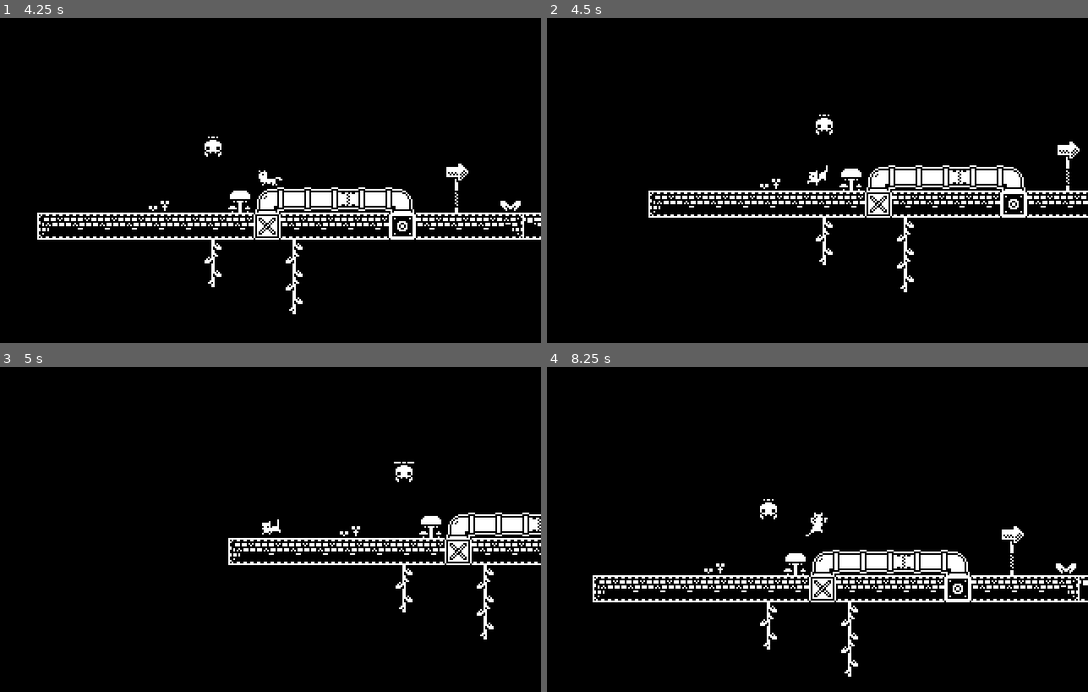
Above: before the commit, frames 1-4 (two rows, left to right).
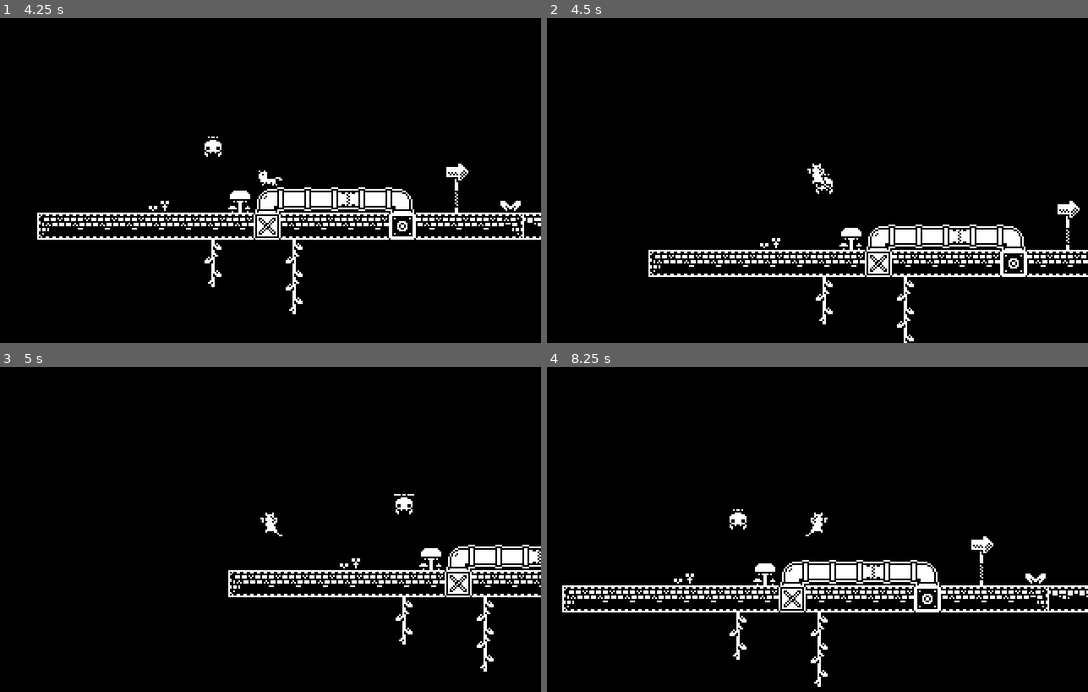
Above: after the commit, the same moments.

Repository: gabrielfvale/godot-platformer
Game: Godot game, scene res://main_menu.tscn
Two runs of this game, one before a commit and one after it. Both use one fixed random seed, a clock stepped at 60 frames per second and the inputs below.
Inputs:
- Up to frame 1 (4.25 s): click "Start" at 0.5 s; click "Start" at 1.25 s; hold Right (right) 2.03-3.53 s; tap Space (jump) at 2.1, 2.27, 2.57, 2.85, 3.02, 3.32, 3.6 s; hold Left (left) from 3.53 s (still down)
- Up to frame 2 (4.5 s): keep holding Left (left); tap Space (jump) at 4.35 s
- Up to frame 3 (5 s): keep holding Left (left); tap Space (jump) at 4.52, 4.82 s
- Up to frame 4 (8.25 s): tap Space (jump) at 5.1, 5.27, 5.57, 5.85, 6.02, 6.32, 6.6, 7.35, 7.52, 7.82, 8.1 s; release Left (left) at 5.78 s; hold Right (right) from 5.78 s (still down); tap Enter at 6.5 s

Frame 1 is identical in both runs. In frame 2, 9.4% of the frame differs, in the area x 18-100%, y 29-100%; in frame 3, 6.0%; in frame 4, 7.6%.

Commit message:
feat: add coyote time

Diff:
--- a/player.gd
+++ b/player.gd
@@ -1,12 +1,14 @@
 extends CharacterBody2D
 
 
-@export var jump_buffer_time = 0.1
 @export var move_speed = 150.0
 @export var base_velocity = -300.0
+@export var jump_buffer_time = 0.1
+@export var coyote_jump_time = 0.1
 
 @onready var sprite = $AnimatedSprite2D
 @onready var jump_buffer_timer = $JumpBufferTimer
+@onready var coyote_timer = $CoyoteTimer
 @onready var idle_timer = $IdleTimer
 @onready var lick_timer = $LickTimer
 
@@ -18,14 +20,10 @@
 
 func _ready():
 	jump_buffer_timer.wait_time = jump_buffer_time
+	coyote_timer.wait_time = coyote_jump_time
 	idle_timer.timeout.connect(_on_idle_timeout)
 	lick_timer.timeout.connect(_on_lick_timeout)
 	sprite.animation_changed.connect(_on_animation_changed)
-
-
-func _input(event):
-	if Input.is_action_just_pressed("jump"):
-		jump_buffer_timer.start()
 
 
 func _physics_process(delta):
@@ -35,19 +33,27 @@
 	_handle_move(direction)
 	_reset_pos()
 	_update_animations(direction)
+	var was_on_floor = is_on_floor()
 	move_and_slide()
+	var just_left_ledge = was_on_floor and not is_on_floor() and velocity.y >= 0
+	if just_left_ledge:
+		coyote_timer.start()
+		jump_buffer_timer.stop()
 
 func _apply_gravity(delta: float):
 	if not is_on_floor():
 		velocity.y += gravity * delta
 
 func _handle_jump():
-	if is_on_floor():
+	if is_on_floor() or coyote_timer.time_left > 0.0:
 		if Input.is_action_just_pressed("jump") or jump_buffer_timer.time_left > 0.0:
 			$Sfx/JumpSfx.play()
 			velocity.y = base_velocity
-	if Input.is_action_just_released("jump"):
-		velocity.y *= 0.5
+	if not is_on_floor():
+		if Input.is_action_just_pressed("jump") and velocity.y > 0:
+			jump_buffer_timer.start()
+		if Input.is_action_just_released("jump"):
+			velocity.y *= 0.5
 
 func _handle_move(direction: int):
 	if direction:
--- a/player.tscn
+++ b/player.tscn
@@ -250,6 +250,10 @@
 wait_time = 0.1
 one_shot = true
 
+[node name="CoyoteTimer" type="Timer" parent="."]
+wait_time = 0.1
+one_shot = true
+
 [node name="IdleTimer" type="Timer" parent="."]
 wait_time = 4.0
 
